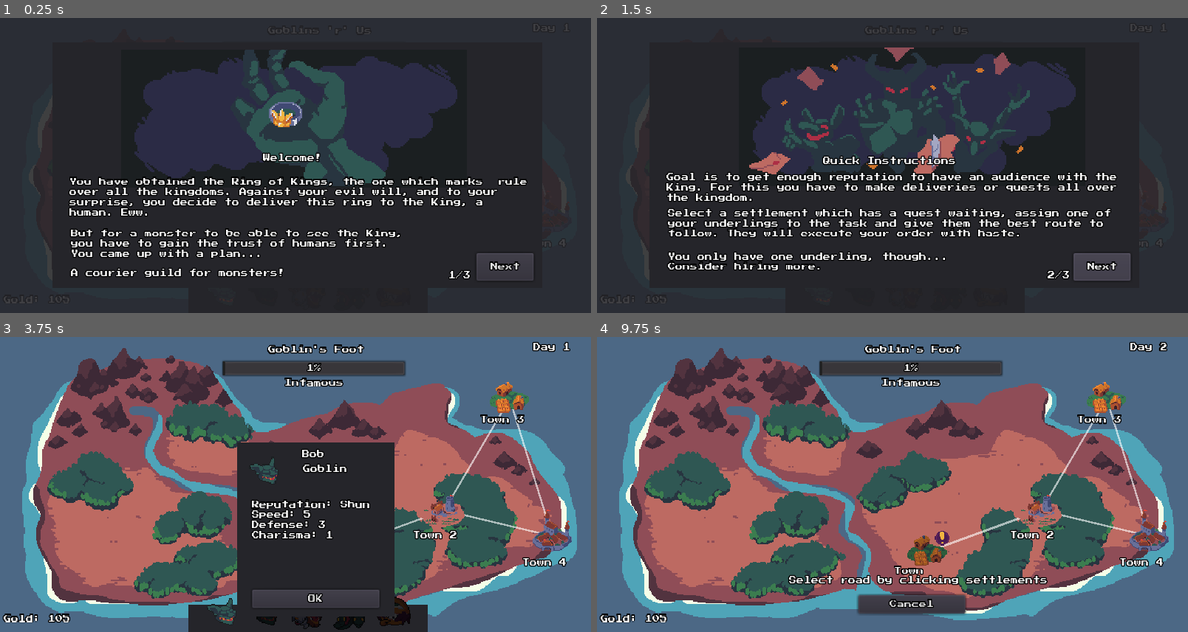
Above: before the commit, frames 1-4 (two rows, left to right).
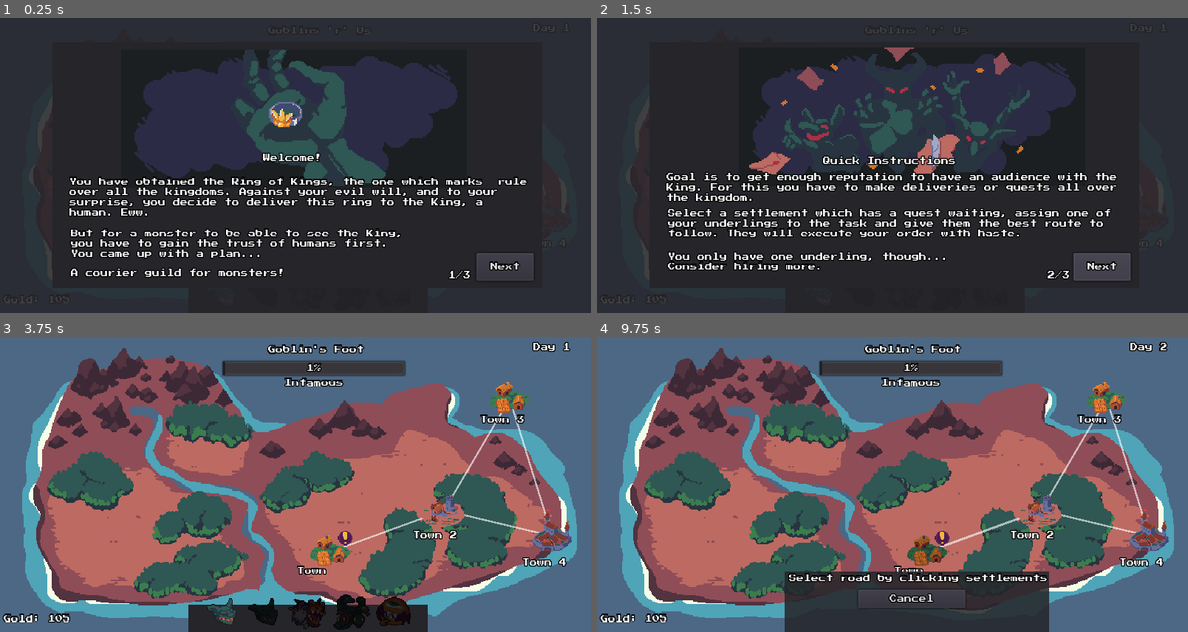
Above: after the commit, the same moments.

Repository: coderaurus/ludumdare-53
Game: Godot game, scene res://scenes/Main.tscn
The game is run twice, just before and just after one commit, with the same random seed, the same clock (stepped at 60 frames per second) and the same inputs. The engine's default icon, where the game draws it, is replaced by a stand-in: a white triangle on a blue panel in a dark square.
Inputs (mouse positions are in pixels of both pictures, inside the frame that each line leads up to):
- Up to frame 1 (0.25 s): no input
- Up to frame 2 (1.5 s): click (927, 233) at 0.52 s; click "Next" at 1.25 s
- Up to frame 3 (3.75 s): click "Next" at 2 s; click "Begin" at 2.75 s; click (224, 614) at 3.52 s
- Up to frame 4 (9.75 s): click (910, 599) at 4.25 s, where only the run before the commit has a clickable "OK"; click (927, 552) at 5.02 s; click "Cancel" at 5.75 s; click (821, 614) at 6.52 s; click (910, 599) at 7.25 s, where only the run before the commit has a clickable "OK"; click (927, 552) at 8.02 s; click (821, 614) at 8.75 s; click "Accept Quest" at 9.5 s

The runs differ from the first frame. In frame 3, 15% of the frame differs, in the area x 40-93%, y 35-95%; in frame 4, 7.7%.

Commit message:
Add faded panel to route selection window

Diff:
--- a/scenes/Main.tscn
+++ b/scenes/Main.tscn
@@ -294,6 +294,269 @@
 theme = ExtResource( 33 )
 text = "Day 256"
 
+[node name="Settlements" type="Control" parent="UI"]
+margin_right = 40.0
+margin_bottom = 40.0
+theme = ExtResource( 33 )
+
+[node name="Settlement 1" type="Control" parent="UI/Settlements"]
+margin_left = 337.0
+margin_top = 216.0
+margin_right = 377.0
+margin_bottom = 256.0
+theme = ExtResource( 33 )
+script = ExtResource( 6 )
+s_path = NodePath("../../../Map/Settlements/Settlement")
+
+[node name="TextureButton" type="TextureButton" parent="UI/Settlements/Settlement 1"]
+margin_left = -32.0
+margin_top = -32.0
+margin_right = 32.0
+margin_bottom = 32.0
+theme = ExtResource( 33 )
+texture_normal = ExtResource( 37 )
+
+[node name="QuestMarker" type="TextureRect" parent="UI/Settlements/Settlement 1"]
+visible = false
+margin_left = 8.0
+margin_top = -23.0
+margin_right = 24.0
+margin_bottom = -7.0
+theme = ExtResource( 33 )
+texture = ExtResource( 38 )
+
+[node name="EventMarker" type="TextureRect" parent="UI/Settlements/Settlement 1"]
+visible = false
+margin_left = 8.0
+margin_top = -5.0
+margin_right = 24.0
+margin_bottom = 11.0
+theme = ExtResource( 33 )
+texture = ExtResource( 39 )
+
+[node name="Name" type="Label" parent="UI/Settlements/Settlement 1"]
+margin_left = -36.0
+margin_top = 17.0
+margin_right = 36.0
+margin_bottom = 25.0
+theme = ExtResource( 33 )
+custom_fonts/font = ExtResource( 34 )
+text = "Town Name"
+
+[node name="Settlement 2" type="Control" parent="UI/Settlements"]
+margin_left = 467.0
+margin_top = 165.0
+margin_right = 507.0
+margin_bottom = 205.0
+theme = ExtResource( 33 )
+script = ExtResource( 6 )
+s_path = NodePath("../../../Map/Settlements/Settlement2")
+
+[node name="TextureButton" type="TextureButton" parent="UI/Settlements/Settlement 2"]
+margin_left = -32.0
+margin_top = -32.0
+margin_right = 32.0
+margin_bottom = 32.0
+theme = ExtResource( 33 )
+texture_normal = ExtResource( 36 )
+
+[node name="QuestMarker" type="TextureRect" parent="UI/Settlements/Settlement 2"]
+visible = false
+margin_left = 16.0
+margin_top = -17.0
+margin_right = 32.0
+margin_bottom = -1.0
+theme = ExtResource( 33 )
+texture = ExtResource( 38 )
+
+[node name="EventMarker" type="TextureRect" parent="UI/Settlements/Settlement 2"]
+visible = false
+margin_left = 16.0
+margin_top = 1.0
+margin_right = 32.0
+margin_bottom = 17.0
+theme = ExtResource( 33 )
+texture = ExtResource( 39 )
+
+[node name="Name" type="Label" parent="UI/Settlements/Settlement 2"]
+margin_left = -34.0
+margin_top = 23.0
+margin_right = 38.0
+margin_bottom = 31.0
+theme = ExtResource( 33 )
+text = "Town Name"
+
+[node name="Settlement 3" type="Control" parent="UI/Settlements"]
+margin_left = 384.0
+margin_top = 128.0
+margin_right = 424.0
+margin_bottom = 168.0
+theme = ExtResource( 33 )
+script = ExtResource( 6 )
+s_path = NodePath("../../../Map/Settlements/Settlement3")
+
+[node name="TextureButton" type="TextureButton" parent="UI/Settlements/Settlement 3"]
+margin_left = -32.0
+margin_top = -32.0
+margin_right = 32.0
+margin_bottom = 32.0
+theme = ExtResource( 33 )
+texture_normal = ExtResource( 37 )
+
+[node name="QuestMarker" type="TextureRect" parent="UI/Settlements/Settlement 3"]
+visible = false
+margin_left = 16.0
+margin_top = -20.0
+margin_right = 32.0
+margin_bottom = -4.0
+theme = ExtResource( 33 )
+texture = ExtResource( 38 )
+
+[node name="EventMarker" type="TextureRect" parent="UI/Settlements/Settlement 3"]
+visible = false
+margin_left = 16.0
+margin_top = -2.0
+margin_right = 32.0
+margin_bottom = 14.0
+theme = ExtResource( 33 )
+texture = ExtResource( 39 )
+
+[node name="Name" type="Label" parent="UI/Settlements/Settlement 3"]
+margin_left = -32.0
+margin_top = 19.0
+margin_right = 40.0
+margin_bottom = 27.0
+theme = ExtResource( 33 )
+text = "Town Name"
+
+[node name="Settlement 4" type="Control" parent="UI/Settlements"]
+margin_left = 481.0
+margin_top = 61.0
+margin_right = 521.0
+margin_bottom = 101.0
+theme = ExtResource( 33 )
+script = ExtResource( 6 )
+s_path = NodePath("../../../Map/Settlements/Settlement4")
+
+[node name="TextureButton" type="TextureButton" parent="UI/Settlements/Settlement 4"]
+margin_left = -32.0
+margin_top = -32.0
+margin_right = 32.0
+margin_bottom = 32.0
+rect_pivot_offset = Vector2( -8, -8 )
+theme = ExtResource( 33 )
+texture_normal = ExtResource( 35 )
+
+[node name="QuestMarker" type="TextureRect" parent="UI/Settlements/Settlement 4"]
+visible = false
+margin_left = 12.0
+margin_top = -18.0
+margin_right = 28.0
+margin_bottom = -2.0
+theme = ExtResource( 33 )
+texture = ExtResource( 38 )
+
+[node name="EventMarker" type="TextureRect" parent="UI/Settlements/Settlement 4"]
+visible = false
+margin_left = 12.0
+margin_right = 28.0
+margin_bottom = 16.0
+theme = ExtResource( 33 )
+texture = ExtResource( 39 )
+
+[node name="Name" type="Label" parent="UI/Settlements/Settlement 4"]
+margin_left = -32.0
+margin_top = 25.0
+margin_right = 40.0
+margin_bottom = 33.0
+theme = ExtResource( 33 )
+text = "Town Name"
+
+[node name="Units" type="Control" parent="UI"]
+margin_right = 40.0
+margin_bottom = 40.0
+theme = ExtResource( 33 )
+
+[node name="Unit 1" type="Control" parent="UI/Units"]
+visible = false
+margin_right = 40.0
+margin_bottom = 40.0
+theme = ExtResource( 33 )
+script = ExtResource( 9 )
+s_path = NodePath("../../../Company/Units/Unit")
+
+[node name="TextureButton" type="TextureButton" parent="UI/Units/Unit 1"]
+margin_left = -32.0
+margin_top = -32.0
+margin_right = 32.0
+margin_bottom = 32.0
+theme = ExtResource( 33 )
+texture_normal = ExtResource( 3 )
+
+[node name="Unit 2" type="Control" parent="UI/Units"]
+visible = false
+margin_right = 40.0
+margin_bottom = 40.0
+theme = ExtResource( 33 )
+script = ExtResource( 9 )
+s_path = NodePath("../../../Company/Units/Unit2")
+
+[node name="TextureButton" type="TextureButton" parent="UI/Units/Unit 2"]
+margin_left = -32.0
+margin_top = -32.0
+margin_right = 32.0
+margin_bottom = 32.0
+theme = ExtResource( 33 )
+texture_normal = ExtResource( 3 )
+
+[node name="Unit 3" type="Control" parent="UI/Units"]
+visible = false
+margin_right = 40.0
+margin_bottom = 40.0
+theme = ExtResource( 33 )
+script = ExtResource( 9 )
+s_path = NodePath("../../../Company/Units/Unit3")
+
+[node name="TextureButton" type="TextureButton" parent="UI/Units/Unit 3"]
+margin_left = -32.0
+margin_top = -32.0
+margin_right = 32.0
+margin_bottom = 32.0
+theme = ExtResource( 33 )
+texture_normal = ExtResource( 3 )
+
+[node name="Unit 4" type="Control" parent="UI/Units"]
+visible = false
+margin_right = 40.0
+margin_bottom = 40.0
+theme = ExtResource( 33 )
+script = ExtResource( 9 )
+s_path = NodePath("../../../Company/Units/Unit4")
+
+[node name="TextureButton" type="TextureButton" parent="UI/Units/Unit 4"]
+margin_left = -32.0
+margin_top = -32.0
+margin_right = 32.0
+margin_bottom = 32.0
+theme = ExtResource( 33 )
+texture_normal = ExtResource( 3 )
+
+[node name="Unit 5" type="Control" parent="UI/Units"]
+visible = false
+margin_right = 40.0
+margin_bottom = 40.0
+theme = ExtResource( 33 )
+script = ExtResource( 9 )
+s_path = NodePath("../../../Company/Units/Unit5")
+
+[node name="TextureButton" type="TextureButton" parent="UI/Units/Unit 5"]
+margin_left = -32.0
+margin_top = -32.0
+margin_right = 32.0
+margin_bottom = 32.0
+theme = ExtResource( 33 )
+texture_normal = ExtResource( 3 )
+
 [node name="Route Selection" type="Control" parent="UI"]
 anchor_left = 0.5
 anchor_top = 1.0
@@ -306,12 +569,19 @@
 theme = ExtResource( 33 )
 script = ExtResource( 22 )
 
+[node name="Panel" type="Panel" parent="UI/Route Selection"]
+modulate = Color( 1, 1, 1, 0.862745 )
+margin_left = -97.0
+margin_right = 190.0
+margin_bottom = 66.0
+
 [node name="Hint" type="Label" parent="UI/Route Selection"]
 anchor_left = 0.5
 anchor_right = 0.5
 margin_left = -112.0
-margin_right = 112.0
-margin_bottom = 14.0
+margin_top = 4.0
+margin_right = 168.0
+margin_bottom = 18.0
 custom_fonts/font = ExtResource( 34 )
 text = "Select road by clicking settlements"
 
@@ -329,347 +599,10 @@
 anchor_left = 0.5
 anchor_right = 0.5
 margin_left = -37.0
-margin_top = 45.0
+margin_top = 42.0
 margin_right = 79.0
-margin_bottom = 65.0
+margin_bottom = 62.0
 text = "GO"
-
-[node name="Settlements" type="Control" parent="UI"]
-margin_right = 40.0
-margin_bottom = 40.0
-theme = ExtResource( 33 )
-
-[node name="Settlement 1" type="Control" parent="UI/Settlements"]
-margin_left = 337.0
-margin_top = 216.0
-margin_right = 377.0
-margin_bottom = 256.0
-theme = ExtResource( 33 )
-script = ExtResource( 6 )
-s_path = NodePath("../../../Map/Settlements/Settlement")
-
-[node name="TextureButton" type="TextureButton" parent="UI/Settlements/Settlement 1"]
-margin_left = -32.0
-margin_top = -32.0
-margin_right = 32.0
-margin_bottom = 32.0
-theme = ExtResource( 33 )
-texture_normal = ExtResource( 37 )
-
-[node name="QuestMarker" type="TextureRect" parent="UI/Settlements/Settlement 1"]
-visible = false
-margin_left = 8.0
-margin_top = -23.0
-margin_right = 24.0
-margin_bottom = -7.0
-theme = ExtResource( 33 )
-texture = ExtResource( 38 )
-
-[node name="EventMarker" type="TextureRect" parent="UI/Settlements/Settlement 1"]
-visible = false
-margin_left = 8.0
-margin_top = -5.0
-margin_right = 24.0
-margin_bottom = 11.0
-theme = ExtResource( 33 )
-texture = ExtResource( 39 )
-
-[node name="Name" type="Label" parent="UI/Settlements/Settlement 1"]
-margin_left = -36.0
-margin_top = 17.0
-margin_right = 36.0
-margin_bottom = 25.0
-theme = ExtResource( 33 )
-custom_fonts/font = ExtResource( 34 )
-text = "Town Name"
-
-[node name="Settlement 2" type="Control" parent="UI/Settlements"]
-margin_left = 467.0
-margin_top = 165.0
-margin_right = 507.0
-margin_bottom = 205.0
-theme = ExtResource( 33 )
-script = ExtResource( 6 )
-s_path = NodePath("../../../Map/Settlements/Settlement2")
-
-[node name="TextureButton" type="TextureButton" parent="UI/Settlements/Settlement 2"]
-margin_left = -32.0
-margin_top = -32.0
-margin_right = 32.0
-margin_bottom = 32.0
-theme = ExtResource( 33 )
-texture_normal = ExtResource( 36 )
-
-[node name="QuestMarker" type="TextureRect" parent="UI/Settlements/Settlement 2"]
-visible = false
-margin_left = 16.0
-margin_top = -17.0
-margin_right = 32.0
-margin_bottom = -1.0
-theme = ExtResource( 33 )
-texture = ExtResource( 38 )
-
-[node name="EventMarker" type="TextureRect" parent="UI/Settlements/Settlement 2"]
-visible = false
-margin_left = 16.0
-margin_top = 1.0
-margin_right = 32.0
-margin_bottom = 17.0
-theme = ExtResource( 33 )
-texture = ExtResource( 39 )
-
-[node name="Name" type="Label" parent="UI/Settlements/Settlement 2"]
-margin_left = -34.0
-margin_top = 23.0
-margin_right = 38.0
-margin_bottom = 31.0
-theme = ExtResource( 33 )
-text = "Town Name"
-
-[node name="Settlement 3" type="Control" parent="UI/Settlements"]
-margin_left = 384.0
-margin_top = 128.0
-margin_right = 424.0
-margin_bottom = 168.0
-theme = ExtResource( 33 )
-script = ExtResource( 6 )
-s_path = NodePath("../../../Map/Settlements/Settlement3")
-
-[node name="TextureButton" type="TextureButton" parent="UI/Settlements/Settlement 3"]
-margin_left = -32.0
-margin_top = -32.0
-margin_right = 32.0
-margin_bottom = 32.0
-theme = ExtResource( 33 )
-texture_normal = ExtResource( 37 )
-
-[node name="QuestMarker" type="TextureRect" parent="UI/Settlements/Settlement 3"]
-visible = false
-margin_left = 16.0
-margin_top = -20.0
-margin_right = 32.0
-margin_bottom = -4.0
-theme = ExtResource( 33 )
-texture = ExtResource( 38 )
-
-[node name="EventMarker" type="TextureRect" parent="UI/Settlements/Settlement 3"]
-visible = false
-margin_left = 16.0
-margin_top = -2.0
-margin_right = 32.0
-margin_bottom = 14.0
-theme = ExtResource( 33 )
-texture = ExtResource( 39 )
-
-[node name="Name" type="Label" parent="UI/Settlements/Settlement 3"]
-margin_left = -32.0
-margin_top = 19.0
-margin_right = 40.0
-margin_bottom = 27.0
-theme = ExtResource( 33 )
-text = "Town Name"
-
-[node name="Settlement 4" type="Control" parent="UI/Settlements"]
-margin_left = 481.0
-margin_top = 61.0
-margin_right = 521.0
-margin_bottom = 101.0
-theme = ExtResource( 33 )
-script = ExtResource( 6 )
-s_path = NodePath("../../../Map/Settlements/Settlement4")
-
-[node name="TextureButton" type="TextureButton" parent="UI/Settlements/Settlement 4"]
-margin_left = -32.0
-margin_top = -32.0
-margin_right = 32.0
-margin_bottom = 32.0
-rect_pivot_offset = Vector2( -8, -8 )
-theme = ExtResource( 33 )
-texture_normal = ExtResource( 35 )
-
-[node name="QuestMarker" type="TextureRect" parent="UI/Settlements/Settlement 4"]
-visible = false
-margin_left = 12.0
-margin_top = -18.0
-margin_right = 28.0
-margin_bottom = -2.0
-theme = ExtResource( 33 )
-texture = ExtResource( 38 )
-
-[node name="EventMarker" type="TextureRect" parent="UI/Settlements/Settlement 4"]
-visible = false
-margin_left = 12.0
-margin_right = 28.0
-margin_bottom = 16.0
-theme = ExtResource( 33 )
-texture = ExtResource( 39 )
-
-[node name="Name" type="Label" parent="UI/Settlements/Settlement 4"]
-margin_left = -32.0
-margin_top = 25.0
-margin_right = 40.0
-margin_bottom = 33.0
-theme = ExtResource( 33 )
-text = "Town Name"
-
-[node name="Units" type="Control" parent="UI"]
-margin_right = 40.0
-margin_bottom = 40.0
-theme = ExtResource( 33 )
-
-[node name="Unit 1" type="Control" parent="UI/Units"]
-visible = false
-margin_right = 40.0
-margin_bottom = 40.0
-theme = ExtResource( 33 )
-script = ExtResource( 9 )
-s_path = NodePath("../../../Company/Units/Unit")
-
-[node name="TextureButton" type="TextureButton" parent="UI/Units/Unit 1"]
-margin_left = -32.0
-margin_top = -32.0
-margin_right = 32.0
-margin_bottom = 32.0
-theme = ExtResource( 33 )
-texture_normal = ExtResource( 3 )
-
-[node name="Unit 2" type="Control" parent="UI/Units"]
-visible = false
-margin_right = 40.0
-margin_bottom = 40.0
-theme = ExtResource( 33 )
-script = ExtResource( 9 )
-s_path = NodePath("../../../Company/Units/Unit2")
-
-[node name="TextureButton" type="TextureButton" parent="UI/Units/Unit 2"]
-margin_left = -32.0
-margin_top = -32.0
-margin_right = 32.0
-margin_bottom = 32.0
-theme = ExtResource( 33 )
-texture_normal = ExtResource( 3 )
-
-[node name="Unit 3" type="Control" parent="UI/Units"]
-visible = false
-margin_right = 40.0
-margin_bottom = 40.0
-theme = ExtResource( 33 )
-script = ExtResource( 9 )
-s_path = NodePath("../../../Company/Units/Unit3")
-
-[node name="TextureButton" type="TextureButton" parent="UI/Units/Unit 3"]
-margin_left = -32.0
-margin_top = -32.0
-margin_right = 32.0
-margin_bottom = 32.0
-theme = ExtResource( 33 )
-texture_normal = ExtResource( 3 )
-
-[node name="Unit 4" type="Control" parent="UI/Units"]
-visible = false
-margin_right = 40.0
-margin_bottom = 40.0
-theme = ExtResource( 33 )
-script = ExtResource( 9 )
-s_path = NodePath("../../../Company/Units/Unit4")
-
-[node name="TextureButton" type="TextureButton" parent="UI/Units/Unit 4"]
-margin_left = -32.0
-margin_top = -32.0
-margin_right = 32.0
-margin_bottom = 32.0
-theme = ExtResource( 33 )
-texture_normal = ExtResource( 3 )
-
-[node name="Unit 5" type="Control" parent="UI/Units"]
-visible = false
-margin_right = 40.0
-margin_bottom = 40.0
-theme = ExtResource( 33 )
-script = ExtResource( 9 )
-s_path = NodePath("../../../Company/Units/Unit5")
-
-[node name="TextureButton" type="TextureButton" parent="UI/Units/Unit 5"]
-margin_left = -32.0
-margin_top = -32.0
-margin_right = 32.0
-margin_bottom = 32.0
-theme = ExtResource( 33 )
-texture_normal = ExtResource( 3 )
-
-[node name="Menu" type="Control" parent="UI"]
-visible = false
-margin_right = 40.0
-margin_bottom = 40.0
-theme = ExtResource( 33 )
-
-[node name="Settings" type="Panel" parent="UI/Menu"]
-modulate = Color( 1, 1, 1, 0 )
-margin_left = 249.0
-margin_top = 159.0
-margin_right = 633.0
-margin_bottom = 313.0
-theme = ExtResource( 33 )
-
-[node name="Label" type="Label" parent="UI/Menu/Settings"]
-margin_left = 5.0
-margin_top = 5.0
-margin_right = 56.0
-margin_bottom = 19.0
-theme = ExtResource( 33 )
-text = "Settings"
-
-[node name="Sound" type="Control" parent="UI/Menu/Settings"]
-margin_left = 64.0
-margin_top = 52.0
-margin_right = 104.0
-margin_bottom = 92.0
-theme = ExtResource( 33 )
-
-[node name="Button" type="Button" parent="UI/Menu/Settings/Sound"]
-margin_right = 39.0
-margin_bottom = 20.0
-theme = ExtResource( 33 )
-
-[node name="Slider" type="HSlider" parent="UI/Menu/Settings/Sound"]
-margin_left = 45.0
-margin_top = 2.0
-margin_right = 247.0
-margin_bottom = 18.0
-theme = ExtResource( 33 )
-
-[node name="Label" type="Label" parent="UI/Menu/Settings/Sound"]
-margin_top = -17.0
-margin_right = 40.0
-margin_bottom = -3.0
-theme = ExtResource( 33 )
-text = "Sound"
-
-[node name="Music" type="Control" parent="UI/Menu/Settings"]
-margin_left = 64.0
-margin_top = 107.0
-margin_right = 104.0
-margin_bottom = 147.0
-theme = ExtResource( 33 )
-
-[node name="Button" type="Button" parent="UI/Menu/Settings/Music"]
-margin_right = 40.0
-margin_bottom = 20.0
-theme = ExtResource( 33 )
-
-[node name="Slider" type="HSlider" parent="UI/Menu/Settings/Music"]
-margin_left = 45.0
-margin_top = 2.0
-margin_right = 247.0
-margin_bottom = 18.0
-theme = ExtResource( 33 )
-
-[node name="Label" type="Label" parent="UI/Menu/Settings/Music"]
-margin_top = -17.0
-margin_right = 40.0
-margin_bottom = -3.0
-theme = ExtResource( 33 )
-text = "Music"
 
 [node name="Quest" type="Control" parent="UI"]
 margin_right = 40.0
@@ -1025,6 +958,7 @@
 text = "Defend yourself"
 
 [node name="Unit" type="Control" parent="UI"]
+visible = false
 margin_right = 40.0
 margin_bottom = 40.0
 theme = ExtResource( 33 )
@@ -1088,6 +1022,80 @@
 margin_bottom = 180.0
 theme = ExtResource( 33 )
 text = "OK"
+
+[node name="Menu" type="Control" parent="UI"]
+visible = false
+margin_right = 40.0
+margin_bottom = 40.0
+theme = ExtResource( 33 )
+
+[node name="Settings" type="Panel" parent="UI/Menu"]
+modulate = Color( 1, 1, 1, 0 )
+margin_left = 249.0
+margin_top = 159.0
+margin_right = 633.0
+margin_bottom = 313.0
+theme = ExtResource( 33 )
+
+[node name="Label" type="Label" parent="UI/Menu/Settings"]
+margin_left = 5.0
+margin_top = 5.0
+margin_right = 56.0
+margin_bottom = 19.0
+theme = ExtResource( 33 )
+text = "Settings"
+
+[node name="Sound" type="Control" parent="UI/Menu/Settings"]
+margin_left = 64.0
+margin_top = 52.0
+margin_right = 104.0
+margin_bottom = 92.0
+theme = ExtResource( 33 )
+
+[node name="Button" type="Button" parent="UI/Menu/Settings/Sound"]
+margin_right = 39.0
+margin_bottom = 20.0
+theme = ExtResource( 33 )
+
+[node name="Slider" type="HSlider" parent="UI/Menu/Settings/Sound"]
+margin_left = 45.0
+margin_top = 2.0
+margin_right = 247.0
+margin_bottom = 18.0
+theme = ExtResource( 33 )
+
+[node name="Label" type="Label" parent="UI/Menu/Settings/Sound"]
+margin_top = -17.0
+margin_right = 40.0
+margin_bottom = -3.0
+theme = ExtResource( 33 )
+text = "Sound"
+
+[node name="Music" type="Control" parent="UI/Menu/Settings"]
+margin_left = 64.0
+margin_top = 107.0
+margin_right = 104.0
+margin_bottom = 147.0
+theme = ExtResource( 33 )
+
+[node name="Button" type="Button" parent="UI/Menu/Settings/Music"]
+margin_right = 40.0
+margin_bottom = 20.0
+theme = ExtResource( 33 )
+
+[node name="Slider" type="HSlider" parent="UI/Menu/Settings/Music"]
+margin_left = 45.0
+margin_top = 2.0
+margin_right = 247.0
+margin_bottom = 18.0
+theme = ExtResource( 33 )
+
+[node name="Label" type="Label" parent="UI/Menu/Settings/Music"]
+margin_top = -17.0
+margin_right = 40.0
+margin_bottom = -3.0
+theme = ExtResource( 33 )
+text = "Music"
 
 [node name="Start" type="Control" parent="UI"]
 visible = false
@@ -1382,8 +1390,6 @@
 [connection signal="on_enter" from="Map/Settlements/Settlement2" to="Map/Settlements/Settlement2" method="_on_enter"]
 [connection signal="on_enter" from="Map/Settlements/Settlement3" to="Map/Settlements/Settlement3" method="_on_enter"]
 [connection signal="on_enter" from="Map/Settlements/Settlement4" to="Map/Settlements/Settlement4" method="_on_enter"]
-[connection signal="pressed" from="UI/Route Selection/Button" to="UI/Route Selection" method="_close"]
-[connection signal="pressed" from="UI/Route Selection/Confirm" to="UI/Route Selection" method="_confirm"]
 [connection signal="pressed" from="UI/Settlements/Settlement 1/TextureButton" to="UI/Settlements/Settlement 1" method="_open"]
 [connection signal="pressed" from="UI/Settlements/Settlement 2/TextureButton" to="UI/Settlements/Settlement 2" method="_open"]
 [connection signal="pressed" from="UI/Settlements/Settlement 3/TextureButton" to="UI/Settlements/Settlement 3" method="_open"]
@@ -1393,6 +1399,8 @@
 [connection signal="pressed" from="UI/Units/Unit 3/TextureButton" to="UI/Units/Unit 3" method="_on_inspect"]
 [connection signal="pressed" from="UI/Units/Unit 4/TextureButton" to="UI/Units/Unit 4" method="_on_inspect"]
 [connection signal="pressed" from="UI/Units/Unit 5/TextureButton" to="UI/Units/Unit 5" method="_on_inspect"]
+[connection signal="pressed" from="UI/Route Selection/Button" to="UI/Route Selection" method="_close"]
+[connection signal="pressed" from="UI/Route Selection/Confirm" to="UI/Route Selection" method="_confirm"]
 [connection signal="pressed" from="UI/Quest/Window/AcceptButton" to="UI/Quest/Window" method="_on_accept"]
 [connection signal="pressed" from="UI/Quest/Window/Cancel" to="UI/Quest/Window" method="_close"]
 [connection signal="pressed" from="UI/Settlement/Window/Button" to="UI/Settlement/Window" method="_close"]
--- a/scripts/map/Route Selection.gd
+++ b/scripts/map/Route Selection.gd
@@ -4,12 +4,12 @@
 func open():
 	visible = true
 	var tween = get_tree().create_tween()
-	tween.tween_property(self, "rect_position", Vector2.UP * 80, 0.1).as_relative()
+	tween.tween_property(self, "rect_position", Vector2.UP * 86, 0.1).as_relative()
 
 
 func _close(cancelled = true):
 	var tween = get_tree().create_tween()
-	tween.tween_property(self, "rect_position", Vector2.DOWN * 80, 0.1).as_relative()
+	tween.tween_property(self, "rect_position", Vector2.DOWN * 86, 0.1).as_relative()
 	visible = false
 	System.game.map.enable_settlement(System.game.routing_unit.at)
 	if cancelled:
